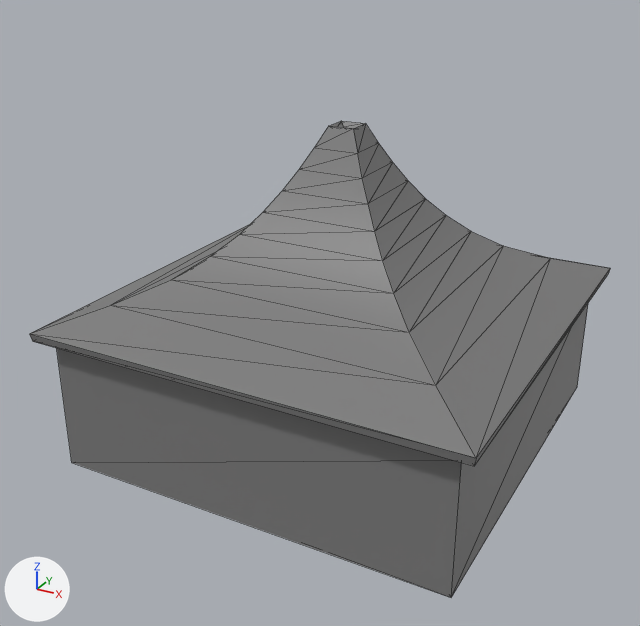
The glTF model roof_pavilion.glb: old version first, new version second.
The view is the same before and after, from a 50 mm lens placed at (4.7, -9.21, 6.12), pointed at (-0.11, -0.45, 1.74). The axes (+X, +Y, +Z) are drawn at lower left. The lights are the same throughout. Mesh edges are drawn as thin lines. Where no turn or scale is listed for an object, it has been applied to the vertices.

Names of what the first picture shows: 'Roof', 'SideBoards'.
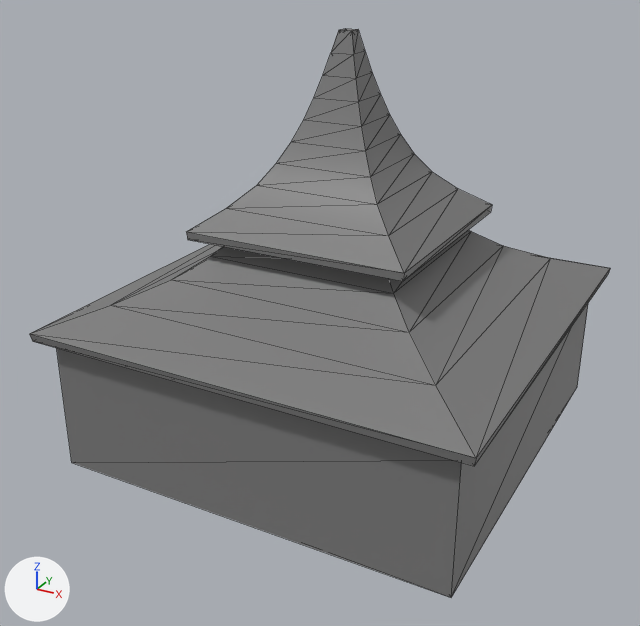
Diff of the bpy script that builds the scene:
```diff
--- a/roof_pavilion.glb.py
+++ b/roof_pavilion.glb.py
@@ me_plane_002 @@
+me_plane_002.from_pydata(...)  # 80 vertices, 160 faces; spans x -1.37..1.37, y -1.37..1.37, z -0.25..2.03
+me_plane_002.materials.append(mat_mat_grey)  # grey #7c7c7c
@@ ob_roof_001 @@
+ob_roof_001 = bpy.data.objects.new('Roof.001', me_plane_002)
+ob_roof_001.location = (0.0, 0.0, 3.01)
```

Where the change shows, as pixel boxes [x1, y1, x2, y2] in the pictures (640 x 626 px):
'Roof.001', added: after [186, 29, 492, 281]
